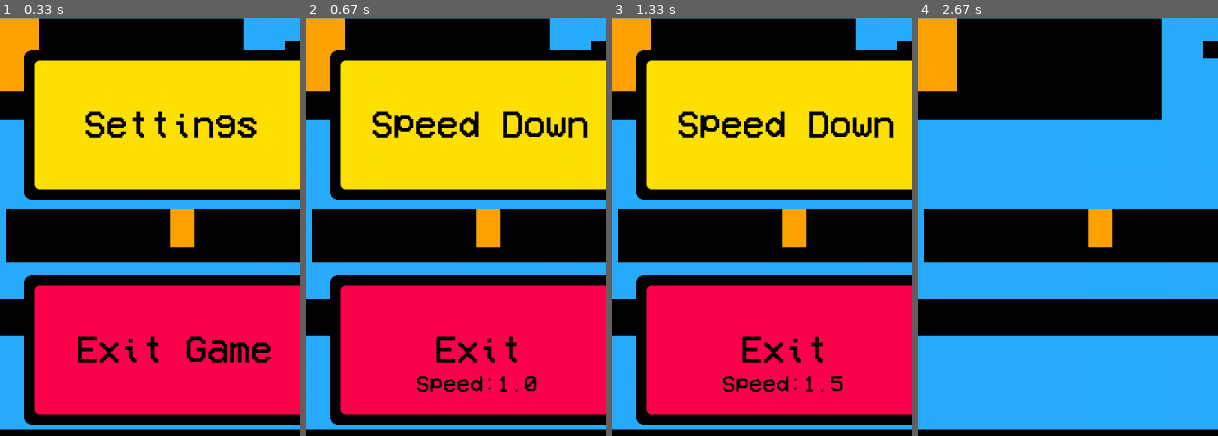
Above: before the commit, frames 1-4 (left to right).
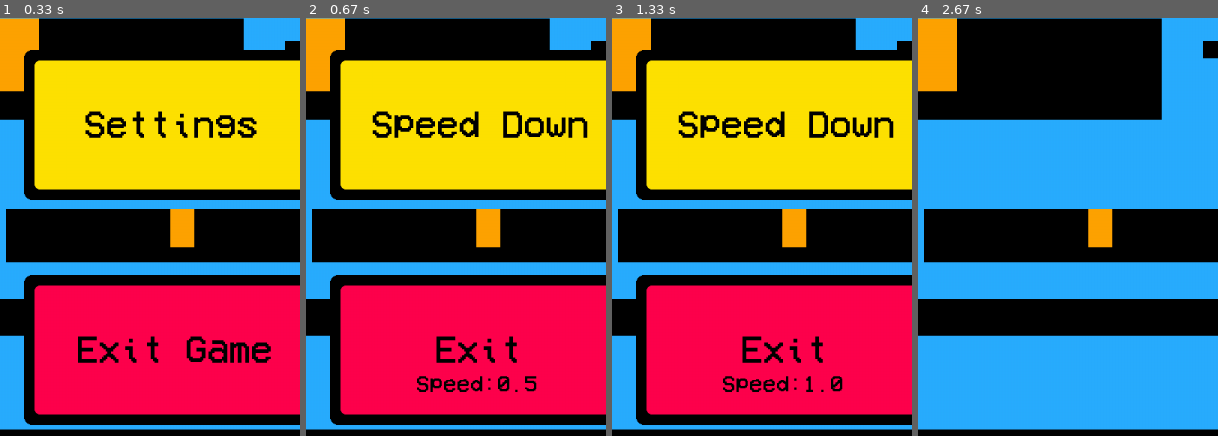
Above: after the commit, the same moments.

Repository: clumpyyt/pygamegame
Game: pygame game, started from game.py
Two runs of this game, one before a commit and one after it. Both use one fixed random seed, a clock stepped at 60 frames per second and the inputs below.
Inputs (mouse positions are % of the whole screen's width and height, from its top left):
- Up to frame 1 (0.33 s): no input
- Up to frame 2 (0.67 s): click (50, 54) at 0.38 s
- Up to frame 3 (1.33 s): click "Speed Up" at 0.72 s
- Up to frame 4 (2.67 s): click (62, 63) at 1.55 s; click (26, 33) at 1.88 s; click (45, 82) at 2.22 s; click (47, 36) at 2.55 s
The pictures show only the part of the screen within x 21-71%, y 50-100%; the shares and areas given below are measured in that part.

Frame 1 is identical in both runs. In frame 2, 0.2% of the frame differs, in the area x 64-77%, y 85-90%; in frame 3, less than 0.1%; in frame 4, nothing differs.

Commit message:
fixed some bugs

Diff:
--- a/game.py
+++ b/game.py
@@ -1,3 +1,4 @@
+#Modules
 import pygame
 import sys
 
@@ -59,10 +60,8 @@
 
 #Game Loop
 while GameIsRunning:
-
+    #Loopable Menu Text
     speedTextVariable = ("Speed:" + str(speed))
-
-    #Loopable Menu Text
     quitGameText = MainMenuFont.render(RedButton, False, "black")
     settingsGameText = MainMenuFont.render(YellowButton, False, "black")
     playGameText = MainMenuFont.render(GreenButton, False, "black")
@@ -98,7 +97,7 @@
                 playButtonTextPosition = (280, 375)
                 settingsButtonTextPosition = (255, 675)
                 quitButtonTextPosition = (340, 975)
-                speed+=1
+                speed+=0.5
             if playButtonGeometry.collidepoint(MousePosition):
                 SettingsAreOpen = False
                 GameIsOpen = True
@@ -153,6 +152,10 @@
         screen.blit(speedText, speedTextPosition)
     else:
         screen.blit(speedText, offScreen)
+    if GameIsOpen == True:
+        pass
+    else:
+        pass
     pygame.display.flip()
     clock.tick(60)
 
